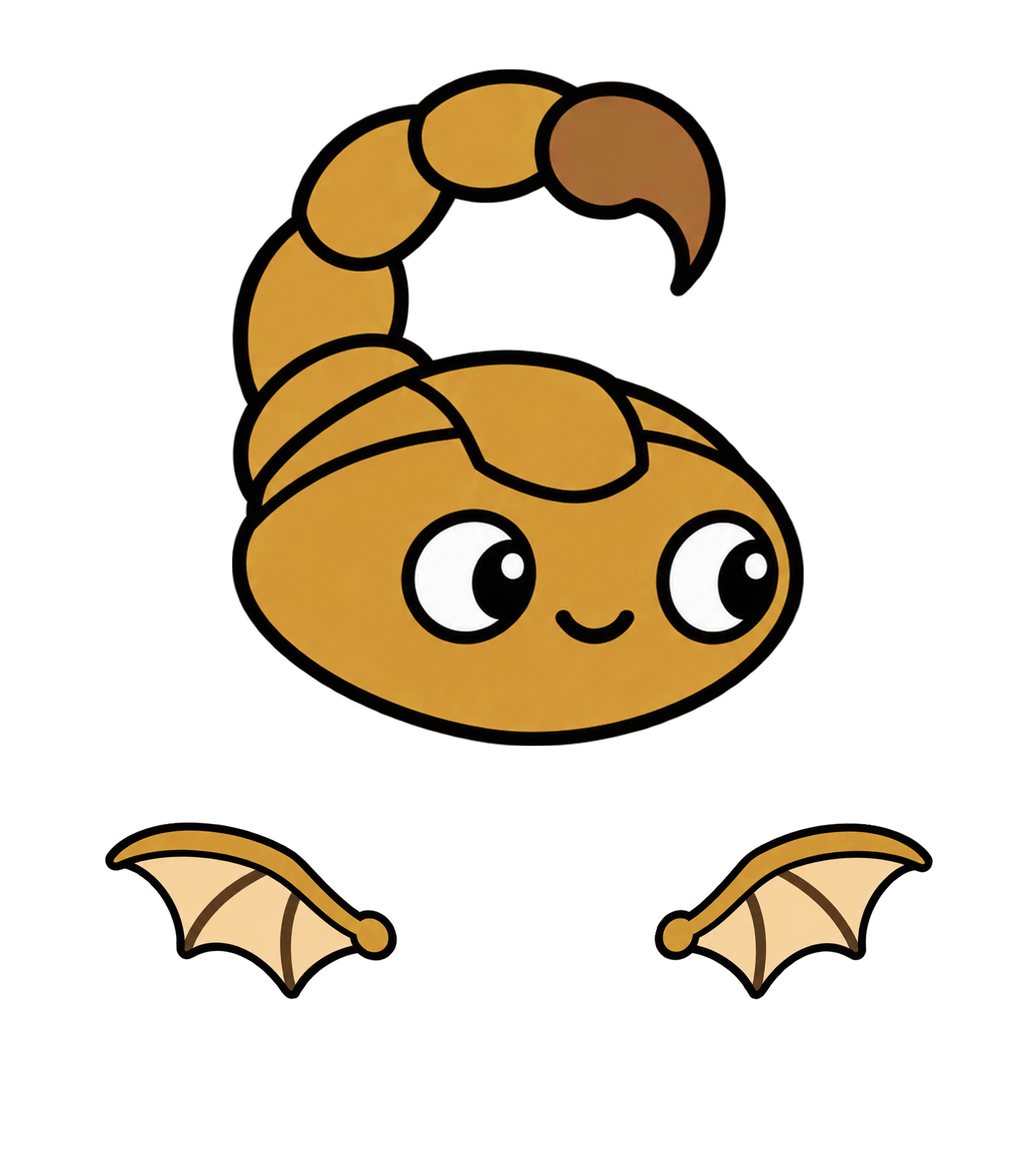
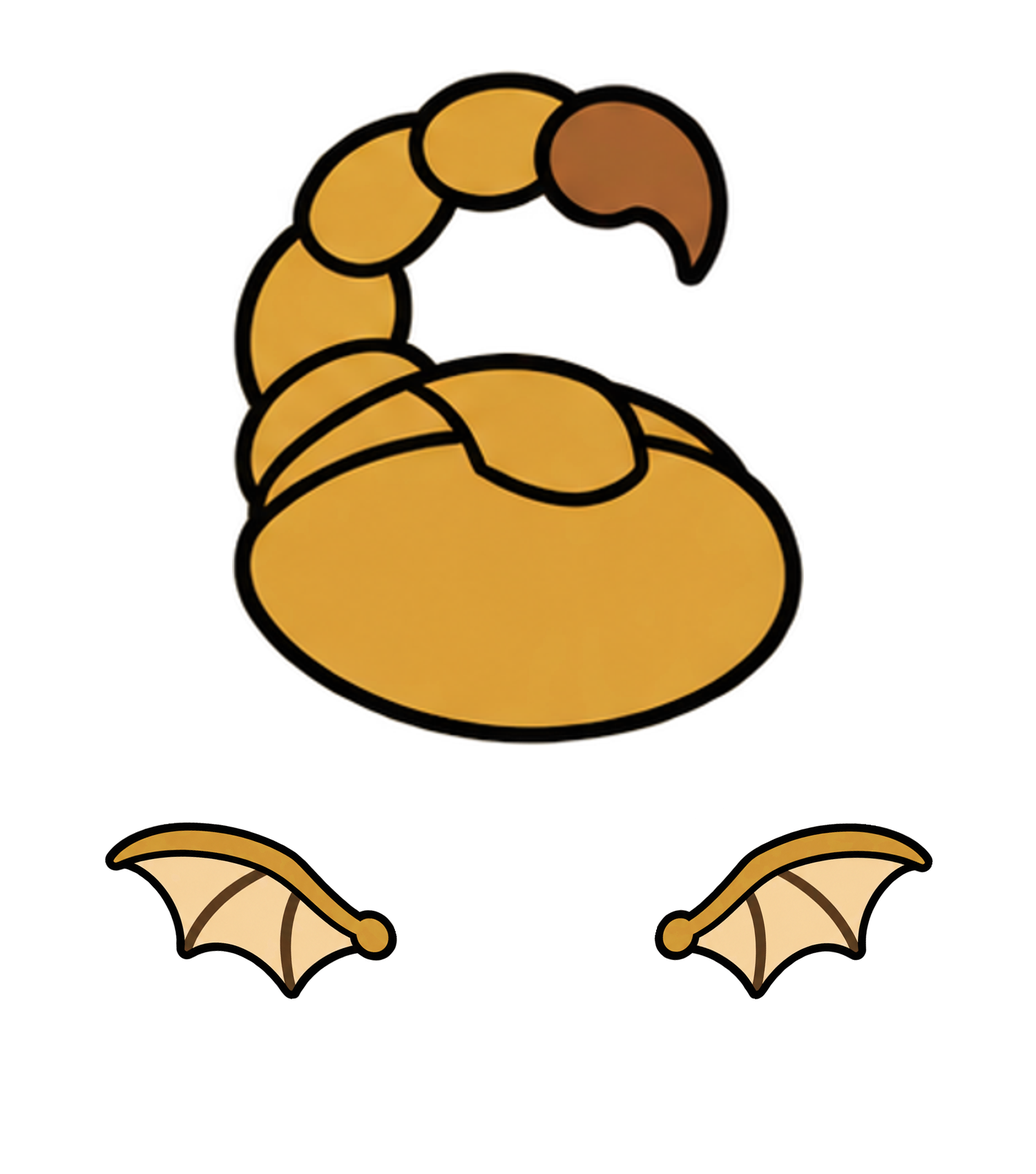
Comparing the layer stacks of the two w=1036, h=1174 images. Changes:
painted on "머리" over [231, 69, 804, 746]
